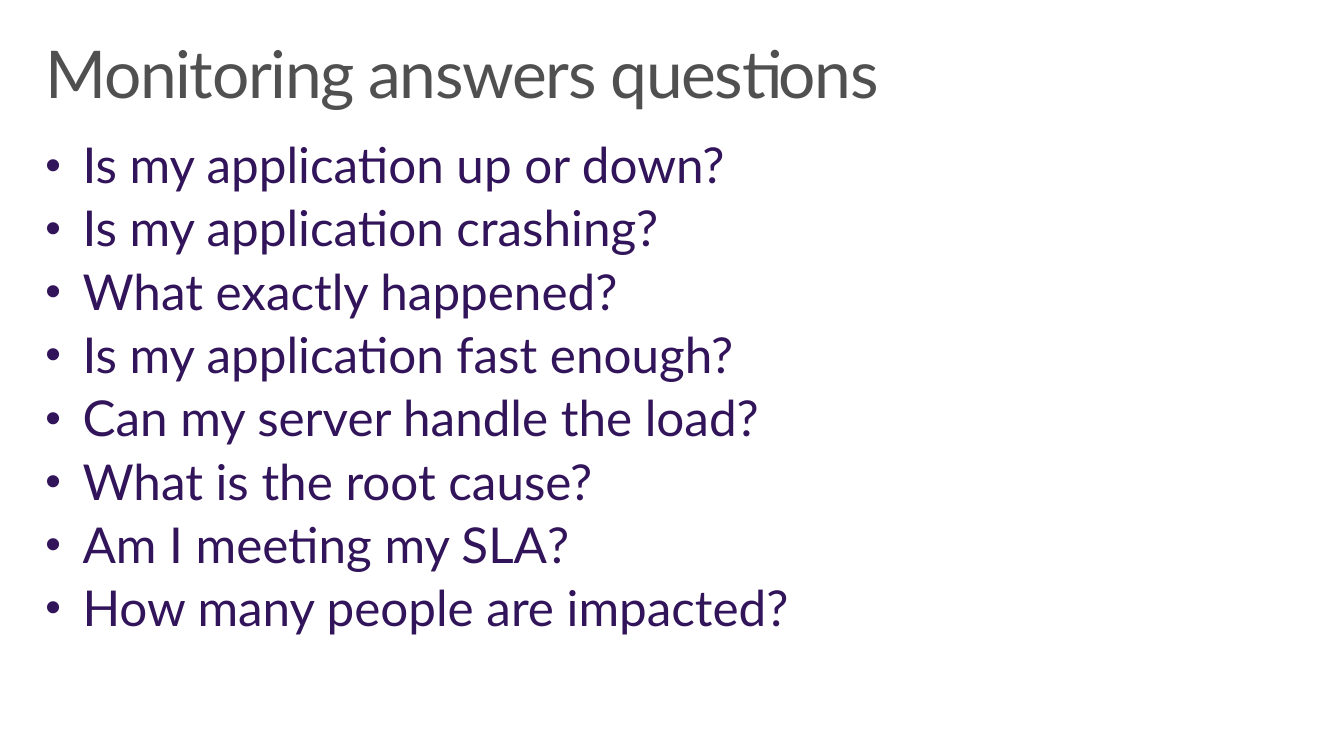
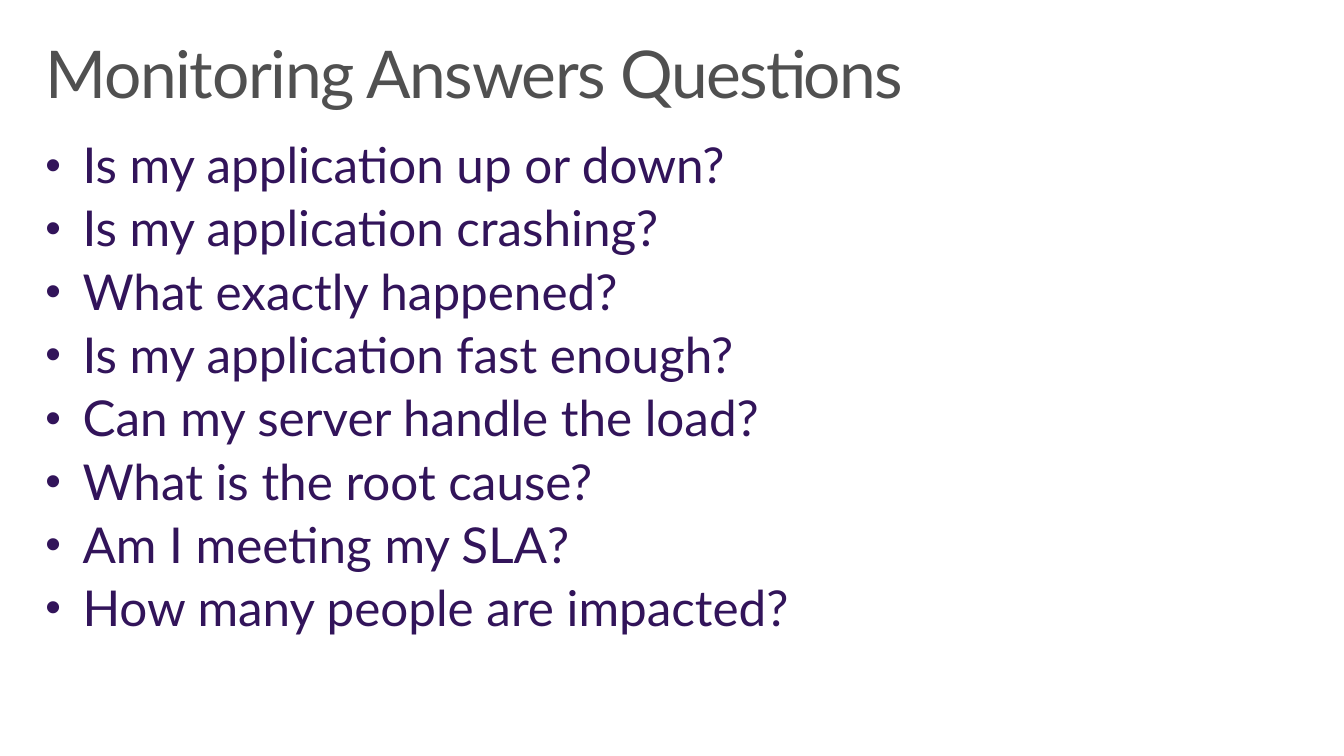
Before and after one commit to wely/DevCamp, a slide deck: slide 4 of Presentation/Module00-Monitoring.pptx. Drawn at 1344x756 pixels with LibreOffice and Linux fonts; fonts in the diff are those of the drawing; background and template pictures are left out. Boxes give left, top, right and bottom in pixels: in the first picture for what was removed or moved away, otherwise in the second. Text is boxed around its words. In the diff, an @@ line names an element or a change of style, - is before the commit and + after.

```diff
--- a/Presentation/Module00-Monitoring.pptx
+++ b/Presentation/Module00-Monitoring.pptx
@@ title at [45,49,903,110]: text changed @@
-Monitoring answers questions
+Monitoring Answers Questions
```
Also in this commit, not shown: 13 other slides changed, 2 slides added.
